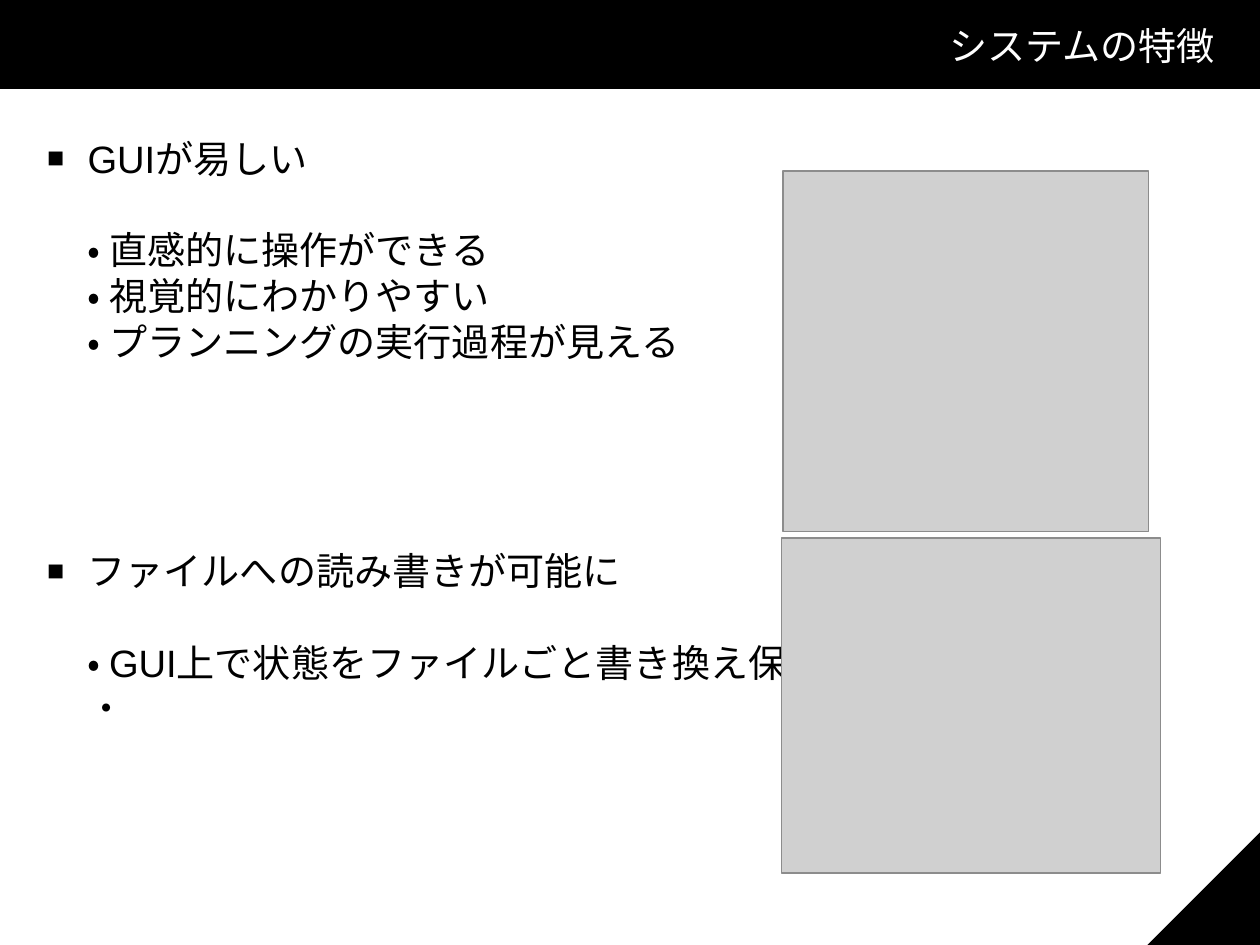
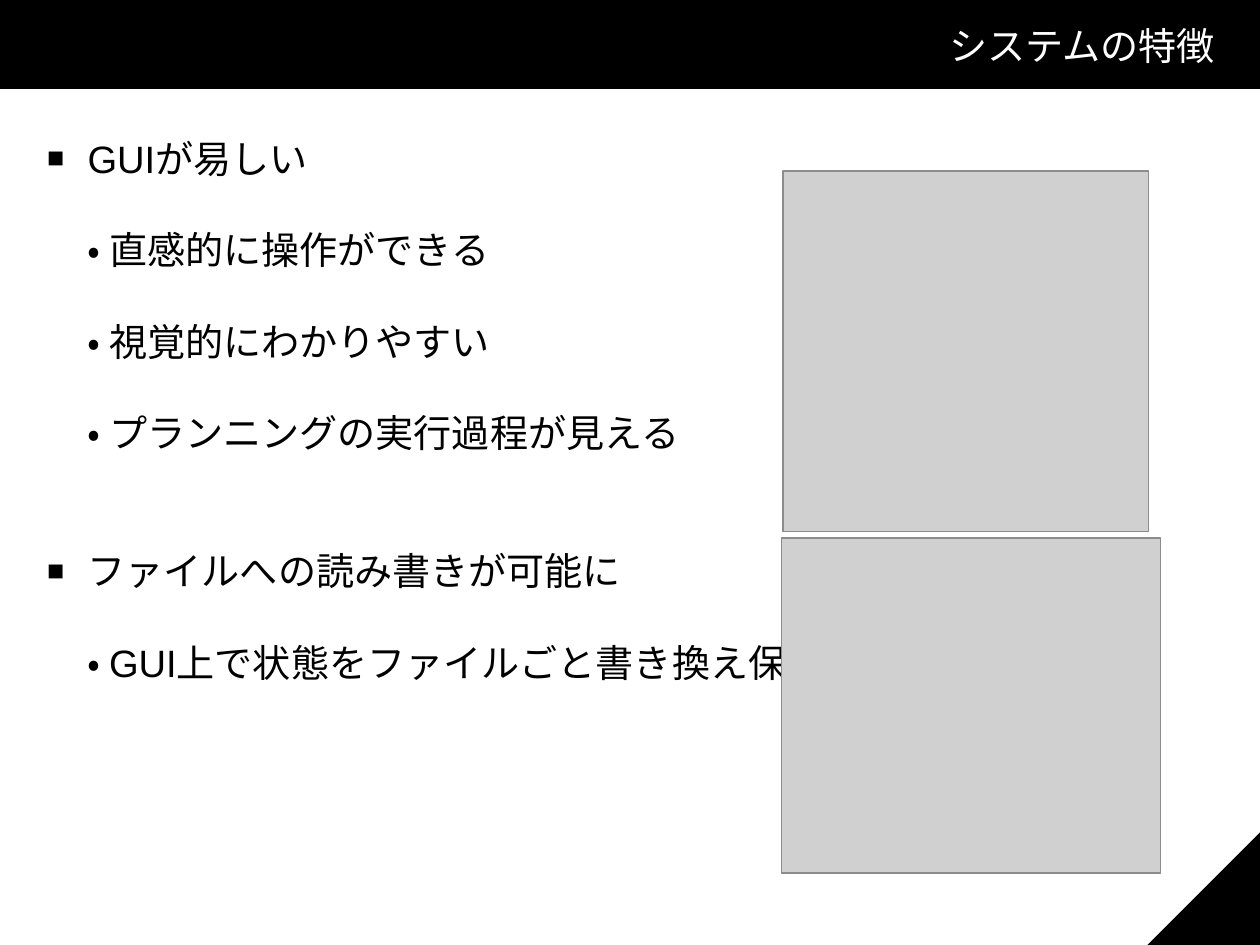
Before and after one commit to KP-3/Shota, a slide deck: slide 6 of スライド.odp (slide 7 before the commit). Drawn at 1260x945 pixels with LibreOffice and Linux fonts; fonts in the diff are those of the drawing; grey boxes stand for pictures; background and template pictures are left out. Boxes give left, top, right and bottom in pixels: in the first picture for what was removed or moved away, otherwise in the second. Text is boxed around its words. In the diff, an @@ line names an element or a change of style, - is before the commit and + after.

```diff
--- a/スライド.odp
+++ b/スライド.odp
@@ text "GUIが易しい" rewrapped from bbox=[88, 143, 679, 360] to bbox=[88, 143, 679, 451] @@
@@ text at bbox=[88, 703, 126, 712]: paragraph removed @@
-・
```
Also in this commit, not shown: 1 other slide changed, 4 slides added, 3 slides removed.
